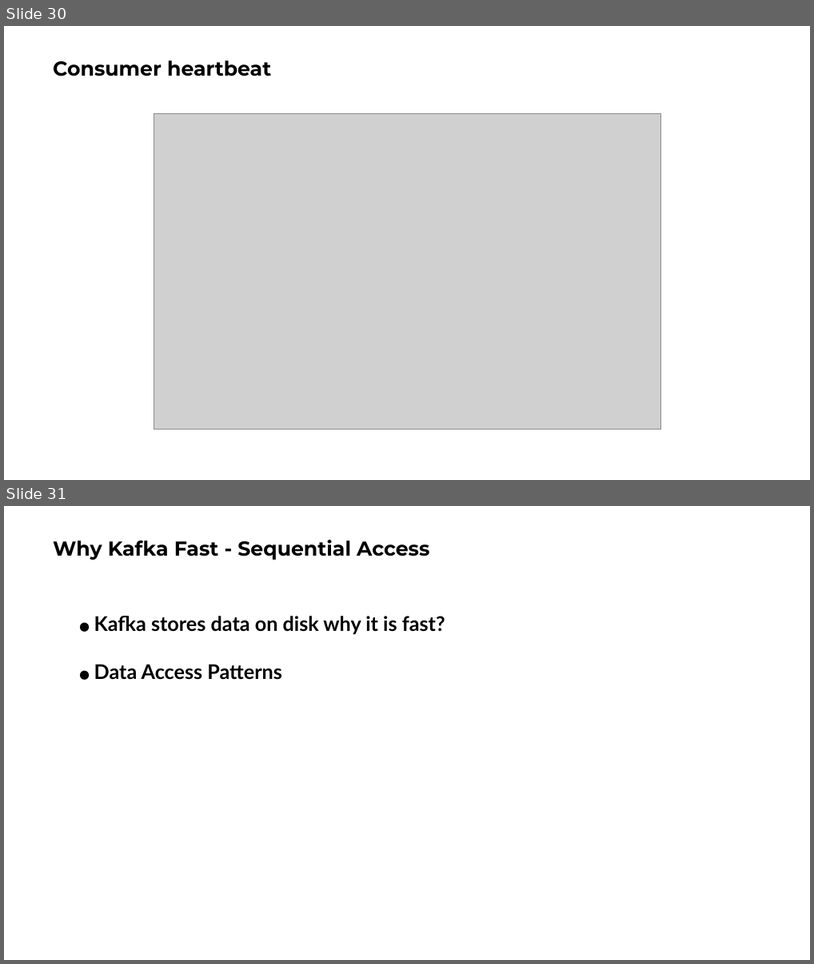
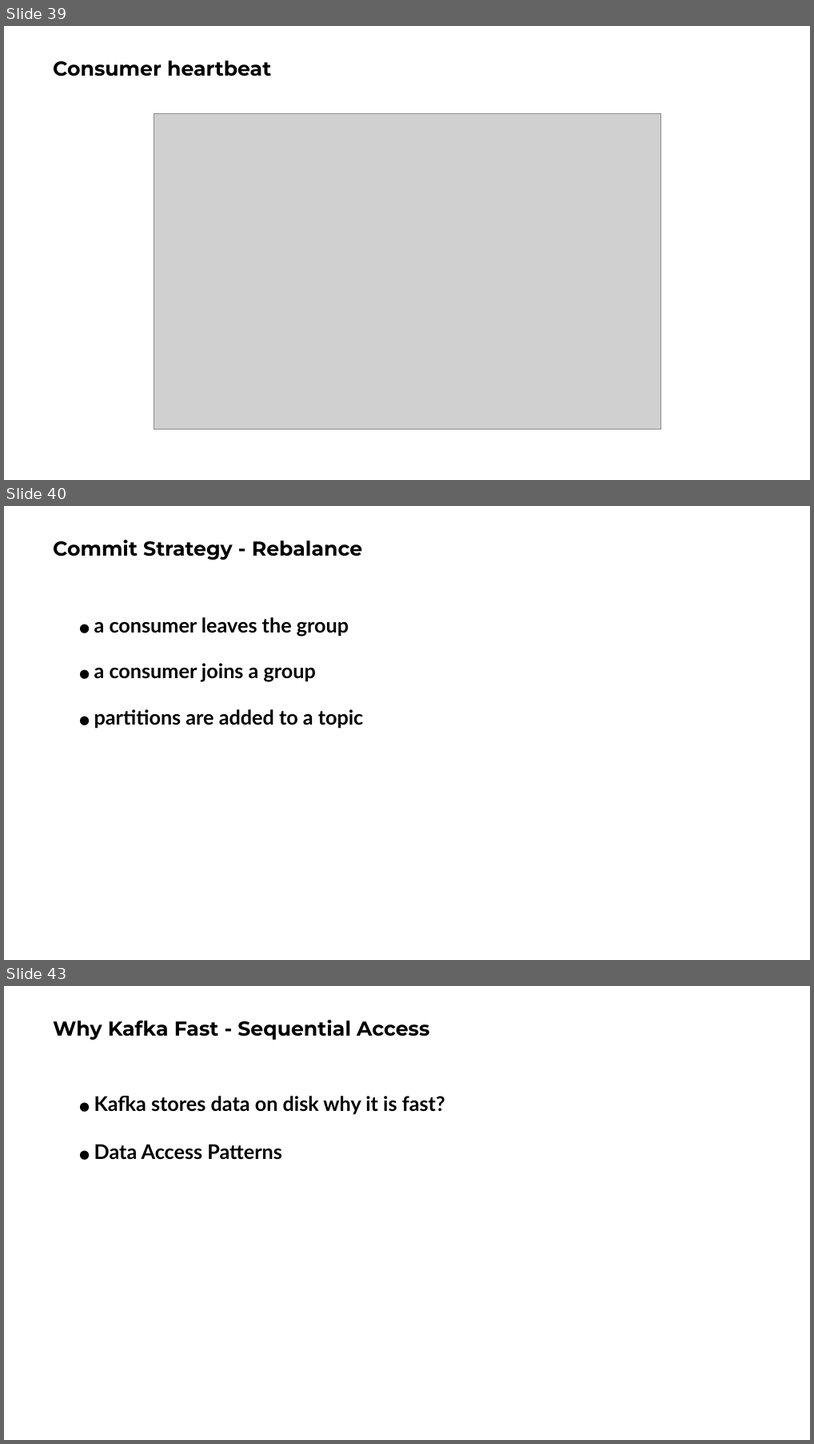
Before and after one commit to ngoctd314/tech-talk, a slide deck: kafka/slide.pptx. Shown one above the other, each under a label of ours: slides 30 and 31 before the commit, slides 39, 40 and 43 after it; the slides between them are not shown. The pictures are 814x964 and 814x1444 pixels, drawn with LibreOffice and Linux fonts; fonts in the diff are those of the drawing; grey boxes stand for pictures. Boxes give left, top, right and bottom in pixels: in the first picture for what was removed or moved away, otherwise in the second. Text is boxed around its words. In the diff, an @@ line names an element or a change of style, - is before the commit and + after.

```diff
--- a/kafka/slide.pptx
+++ b/kafka/slide.pptx
@@ slide 40 added at [4, 506, 810, 960], background #FFFFFF @@
@@ title added at [53, 540, 362, 560], 24 pt, text #000000, bold @@
+Commit Strategy - Rebalance
@@ text added at [94, 617, 349, 636], 24 pt, text #000000, bold @@
+● a consumer leaves the group
@@ text added at [94, 663, 316, 682], 24 pt, text #000000, bold @@
+● a consumer joins a group
@@ text added at [94, 709, 364, 728], 24 pt, text #000000, bold @@
+● partitions are added to a topic
@@ what was slide 30 is now slide 39 @@
@@ what was slide 31 is now slide 43 @@
```
Also in this commit, not shown: 4 slides changed, 13 other slides added, 2 slides removed, 4 other files.
